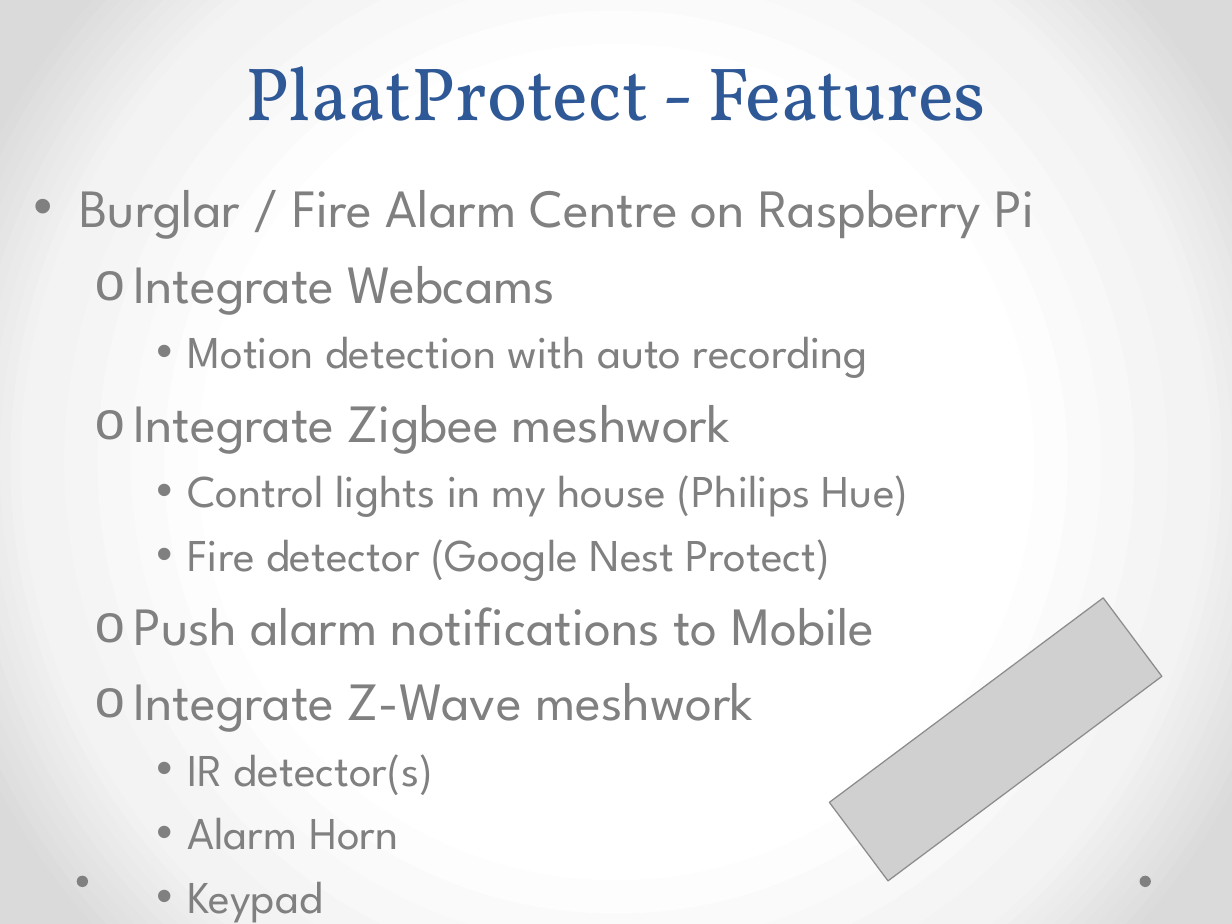
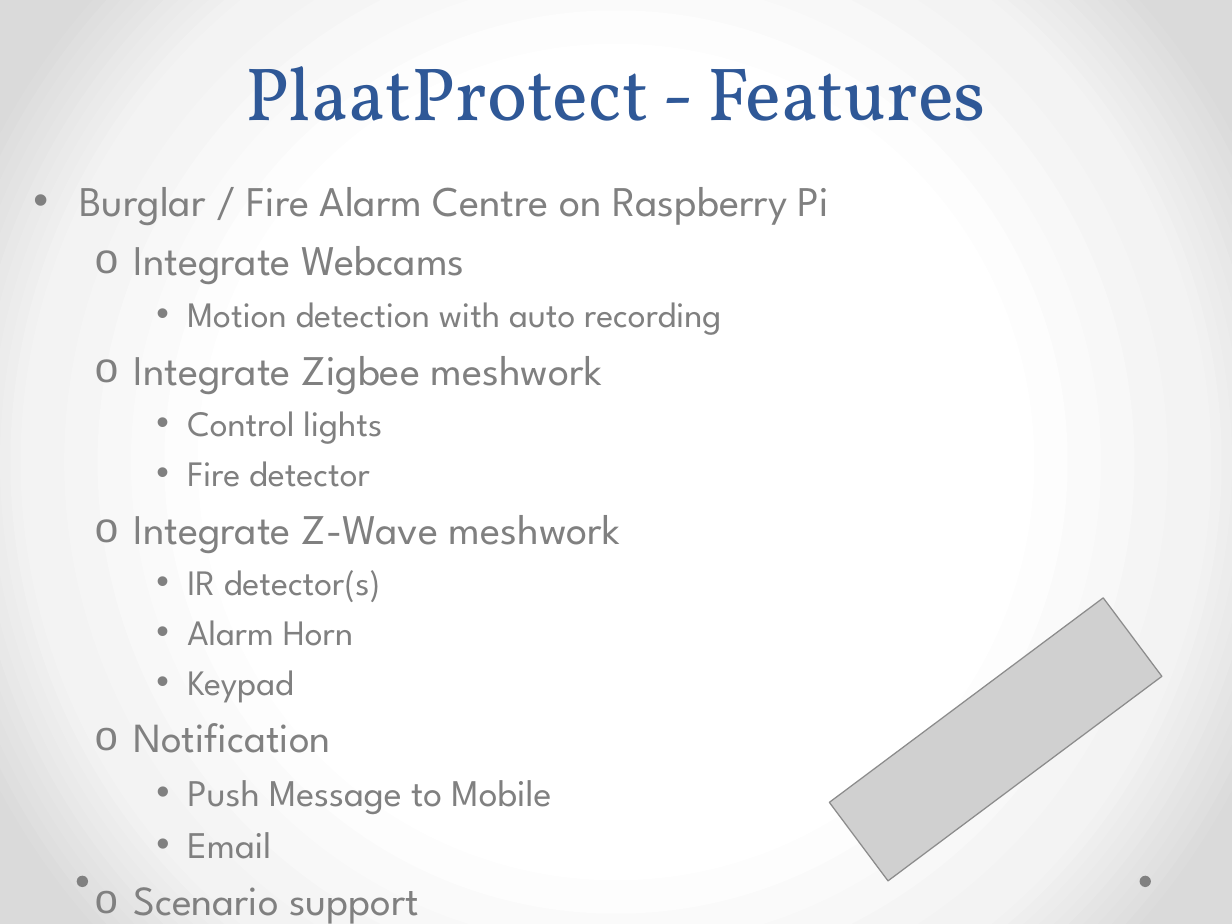
Before and after one commit to plaatsoft/plaatprotect, a slide deck: slide 4 of doc/ppt/PlaatProtect Design.pptx (slide 2 before the commit). Drawn at 1232x924 pixels with LibreOffice and Linux fonts; fonts in the diff are those of the drawing; grey boxes stand for pictures. Boxes give left, top, right and bottom in pixels: in the first picture for what was removed or moved away, otherwise in the second. Text is boxed around its words. In the diff, an @@ line names an element or a change of style, - is before the commit and + after.

```diff
--- a/doc/ppt/PlaatProtect Design.pptx
+++ b/doc/ppt/PlaatProtect Design.pptx
@@ text at box(79, 187, 829, 703): size 31.5 to 24.8 pt in "Burglar / Fire Alarm Centre on Raspberry ...", "Integrate Webcams", "Integrate Zigbee meshwork", "Integrate Z-Wave meshwork"; size 26.6 to 20.9 pt in "Motion detection with auto recording", "IR detector(s)", "Alarm Horn", "Keypad"; less space between paragraphs @@
@@ text at box(187, 411, 382, 487): text changed; size 26.6 to 20.9 pt @@
-    • Control lights in my house (Philips Hue)
-    • Fire detector (Google Nest Protect)
-  o Push alarm notifications to Mobile
+    • Control lights
+    • Fire detector
@@ text at box(133, 723, 551, 859): paragraphs added @@
+  o Notification
+    • Push Message to Mobile
+    • Email
+  o Scenario support
+    • Home, Sleep, Away
```
Also in this commit, not shown: 5 other slides changed, 8 slides added, 1 other file.
